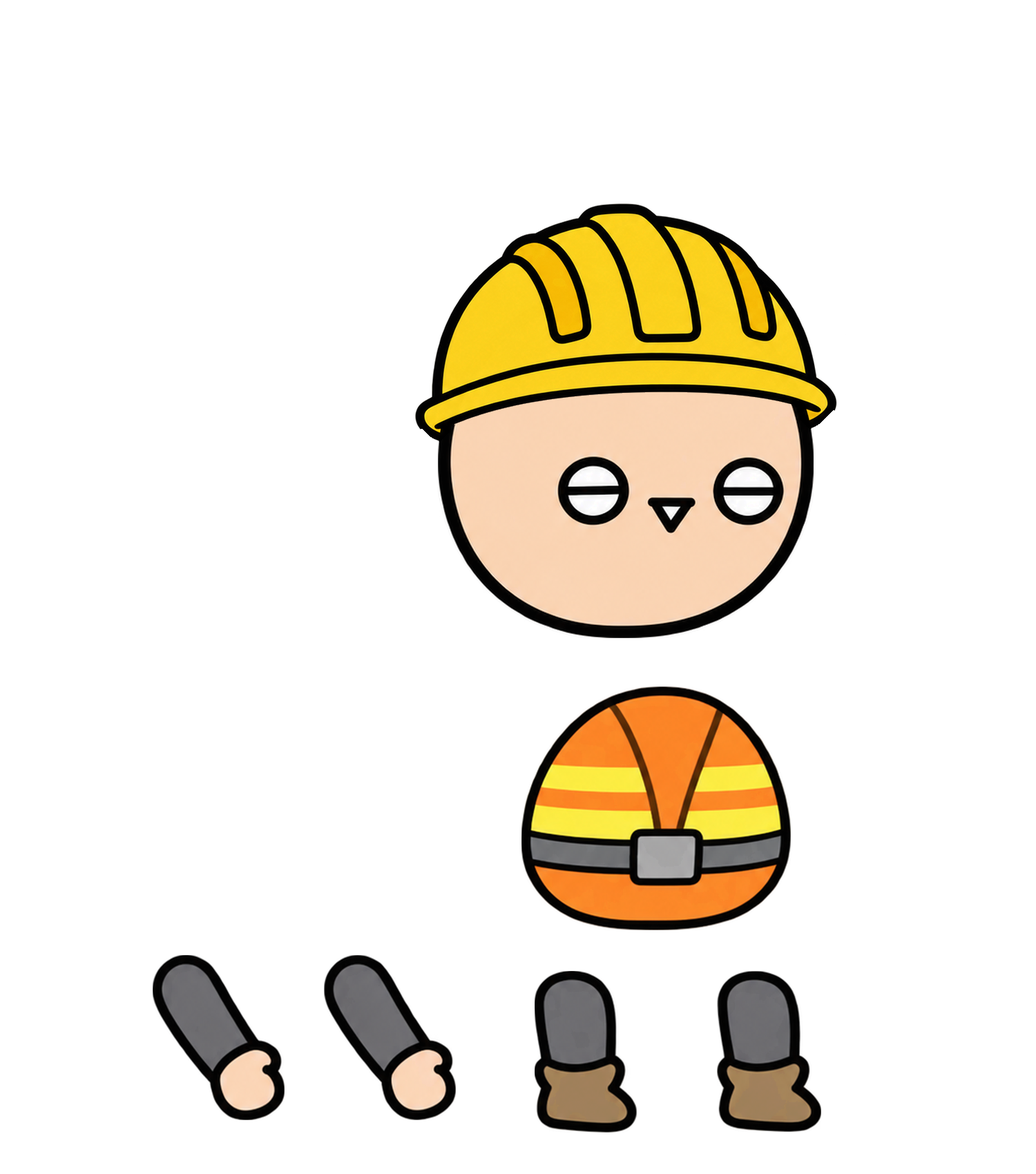
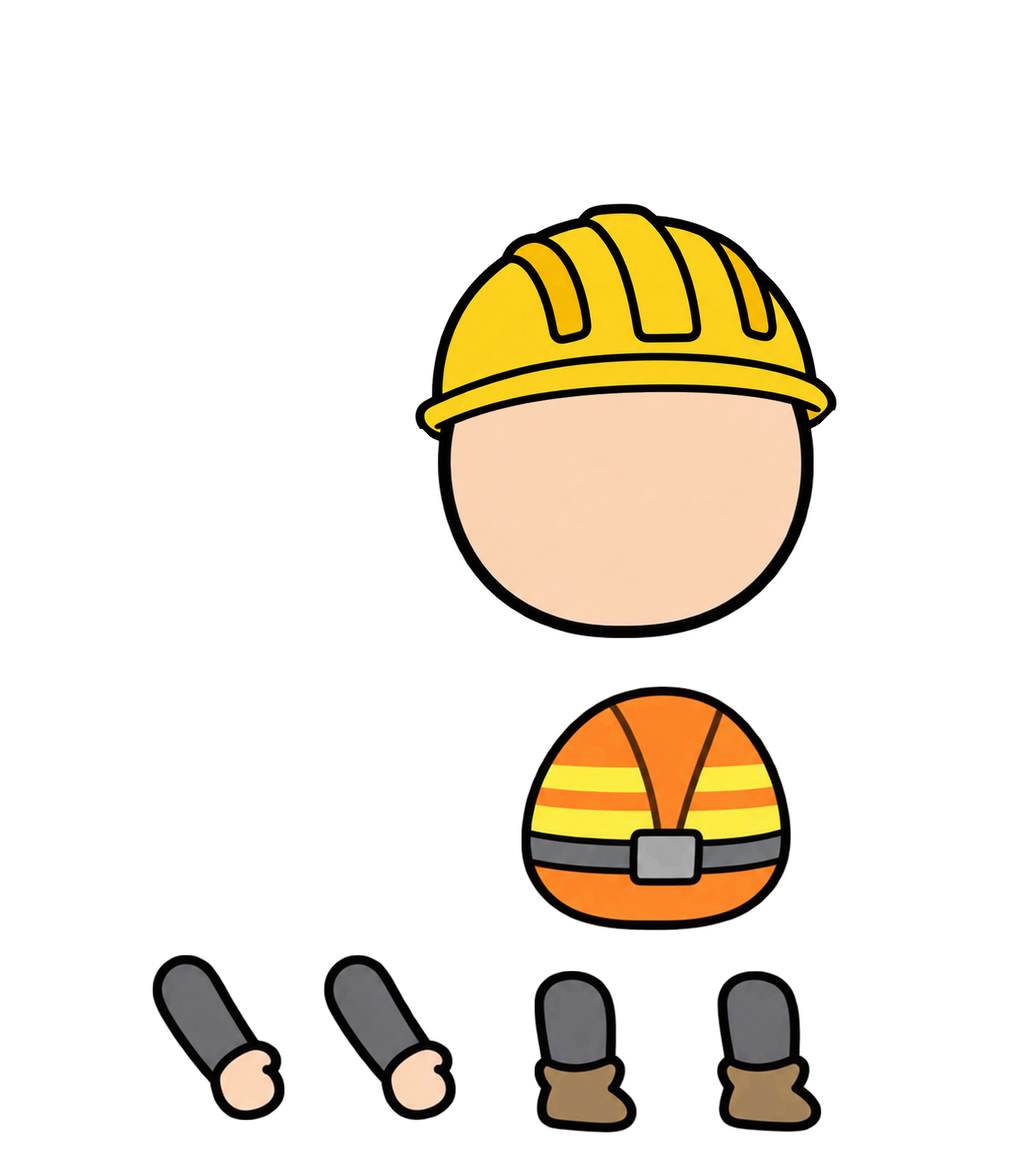
Layered file, before and after one edit (1036x1174). Changes by layer:
painted on "머리" over [549,442,801,553]
